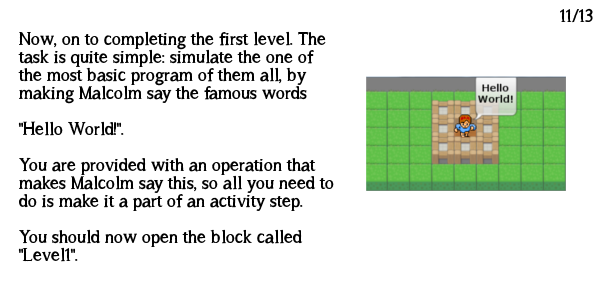
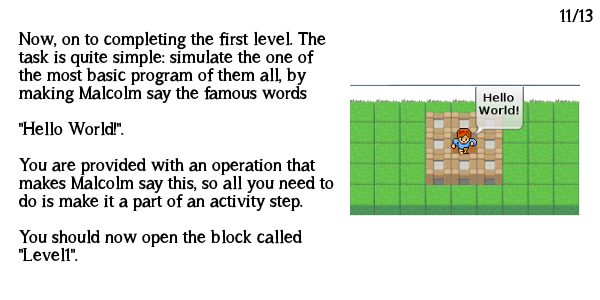
Layered file, before and after one edit (600px x 300px). Changes by layer:
added layer "hello-world.png #1" above "hello-world.png" over [350, 84, 580, 216]
painted on "hello-world.png" over [366, 76, 566, 191]
